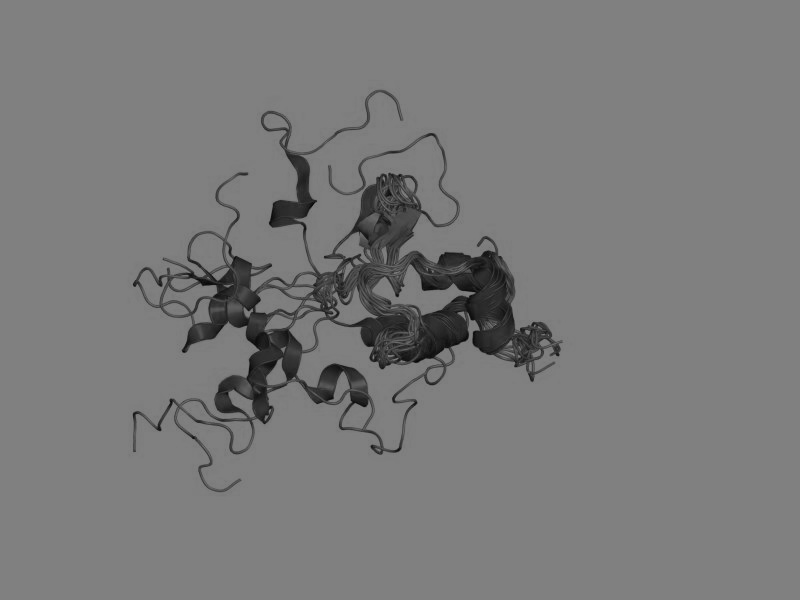
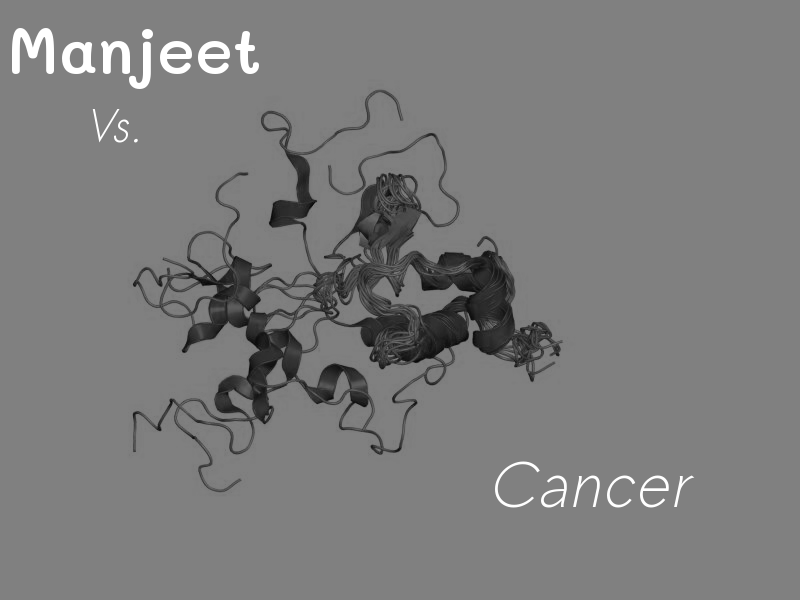
Before/after of a 800 × 600 layered artwork. What changed in the layer stack:
added layer "Manjeet ..." above "PDB_1v4r_EBI.jpg" over [12, 28, 695, 508]
